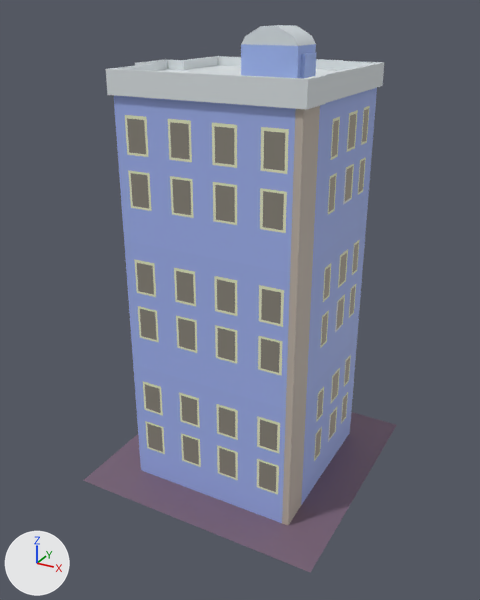
Renders of the FBX model Assets/Models/Buildings/Building_3.fbx from each side of a commit.
One viewpoint serves both versions: a camera (50 mm lens) standing at (0.0111, -0.0211, 0.0176) and looking at (-0.0001, -0.0007, 0.0074). Arrows for +X, +Y and +Z are at lower left; the lights stay in place. Where no turn or scale is listed for an object, it has been applied to the vertices.

The first picture shows 'Building_3'.
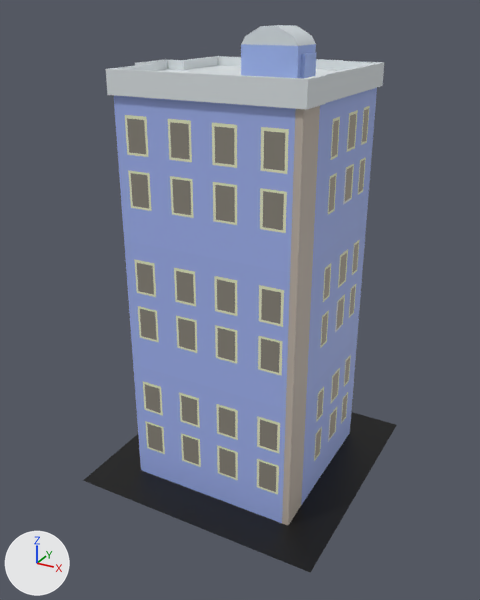
Location of each change, (x1, y1, x2, y2) in pixels of the pictures (480 x 600 px):
```json
{"part": 1, "of": "me_mesh", "change": "recoloured", "before": [83, 412, 396, 573], "after": [83, 412, 396, 573], "on screen": "purple to black"}
```

The change, as JSON lines over the scene's bpy script:
```json
{"op": "add", "block": "mat_building_base", "code": ["mat_building_base = principled_material('Building_Base')", "mat_building_base.base_color = (0.0, 0.0, 0.0)  # black #000000"]}
{"block": "me_mesh", "where": "me_mesh.from_pydata(...)  # 909 vertices, 1027 faces; spans x -0.005..0.005, y -0.005..0.005, z 0.0..0.0171"}
{"block": "me_mesh", "where": "# used by ob_building_3; location = (0.0, 0.0, 0.0)"}
{"block": "me_mesh", "change": "me_mesh part 1: the 1 face centred in x 0.0, y 0.0, z 0.0 switches from mat_base01 (picture img_palette01_png) to mat_building_base (black #000000)"}
{"op": "add", "block": "me_mesh", "code": "me_mesh.materials.append(mat_building_base)  # black #000000"}
```
